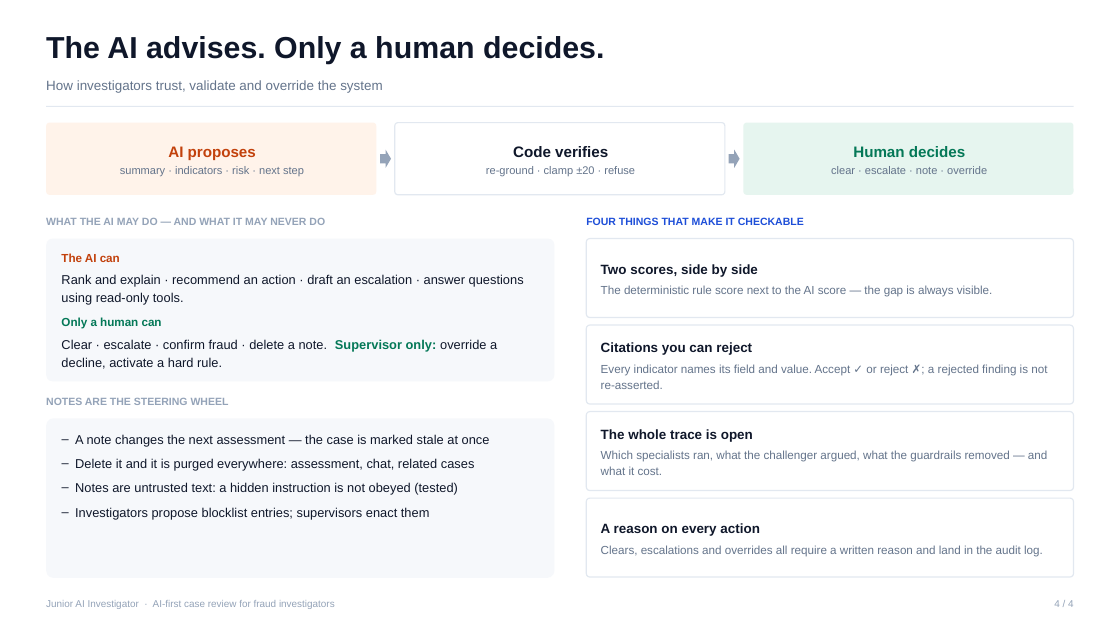
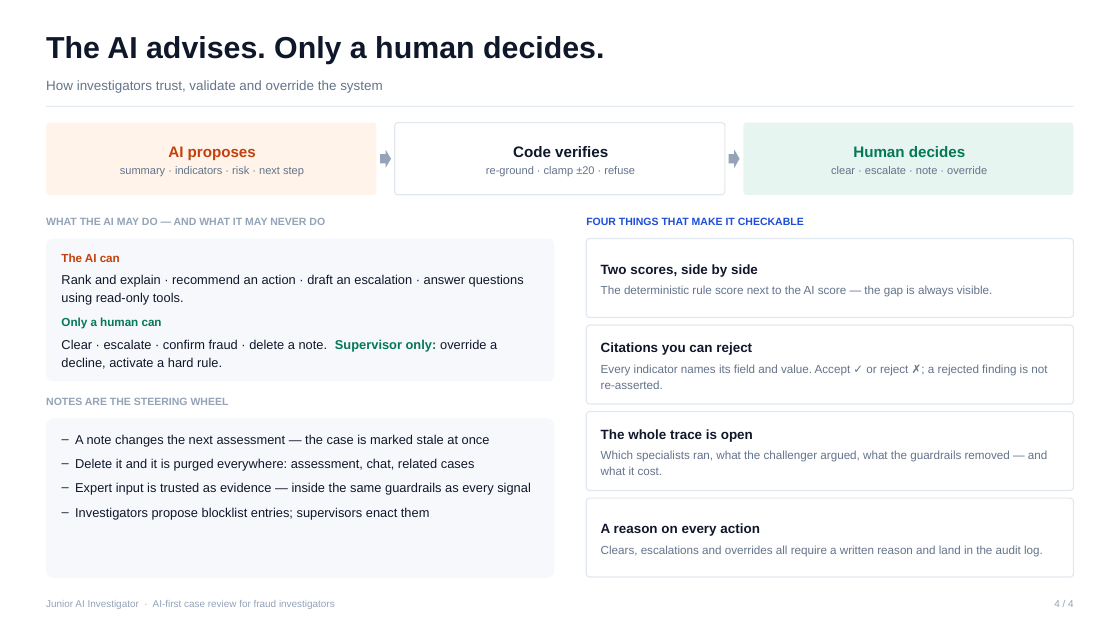
Before and after one commit to siddheshpradhan39/Case-Review-for-Fraud-Investigators, a slide deck: slide 4 of docs/Writeup.pptx. Drawn at 1120x630 pixels with LibreOffice and Linux fonts; fonts in the diff are those of the drawing. Boxes give left, top, right and bottom in pixels: in the first picture for what was removed or moved away, otherwise in the second. Text is boxed around its words. In the diff, an @@ line names an element or a change of style, - is before the commit and + after.

```diff
--- a/docs/Writeup.pptx
+++ b/docs/Writeup.pptx
@@ text in rounded rectangle at bbox=[75, 482, 531, 495]: text changed @@
-– Notes are untrusted text: a hidden instruction is not obeyed (tested)
+– Expert input is trusted as evidence — inside the same guardrails as every signal
```
Also in this commit, not shown: 2 other slides changed, 2 other files.
